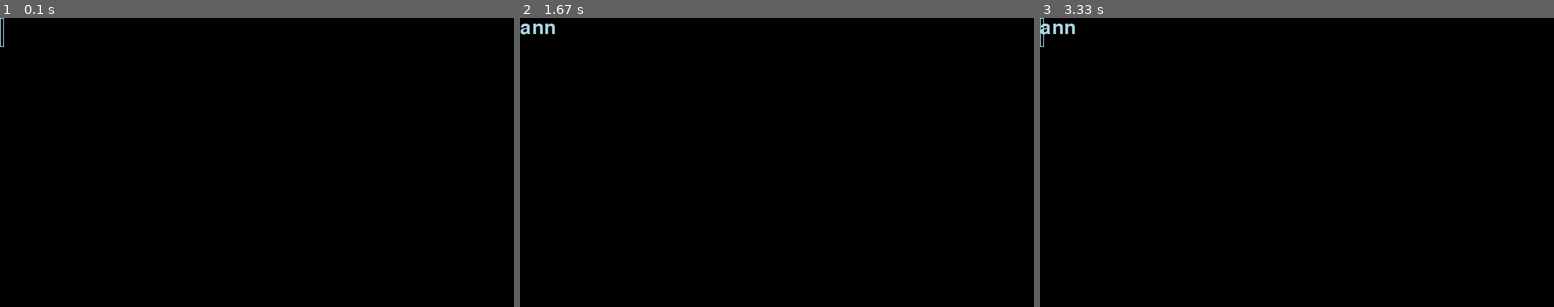
Above: before the commit, frames 1-3 (left to right).
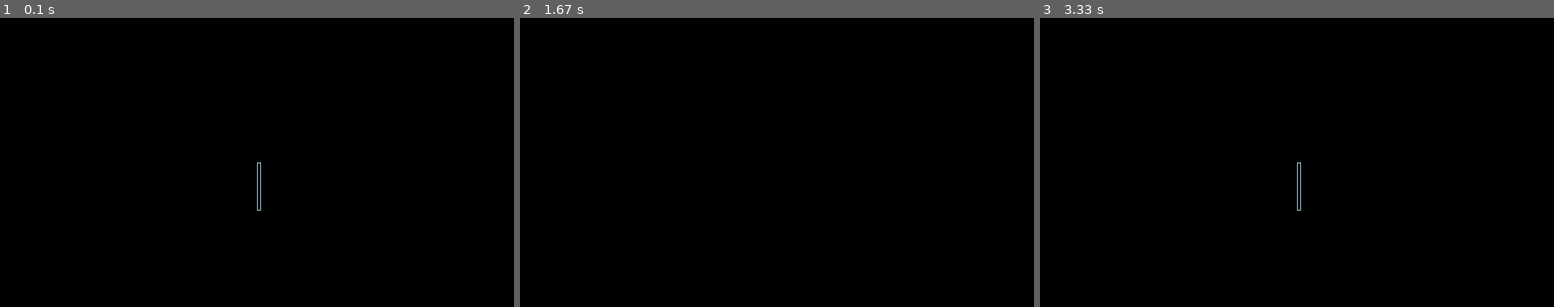
Above: after the commit, the same moments.

Repository: cwgannon/lionel_types
Game: pygame game, started from lionel_types.py
The game is run twice, just before and just after one commit, with the same random seed, the same clock (stepped at 60 frames per second) and the same inputs.
Inputs:
- Up to frame 1 (0.1 s): no input
- Up to frame 2 (1.67 s): type "ann" at 0.33 s; tap Enter at 0.67 s; tap Tab at 0.88 s; tap Backspace at 1.22 s
- Up to frame 3 (3.33 s): no input

The runs differ from the first frame. In frame 1, 0.1% of the frame differs, in the area x 0-51%, y 0-67%; in frame 2, 0.2%; in frame 3, 0.3%.

Commit message:
working on centering text

Diff:
--- a/lionel_types.py
+++ b/lionel_types.py
@@ -9,20 +9,24 @@
 SCREEN_WIDTH, SCREEN_HEIGHT = pygame.display.Info().current_w, pygame.display.Info().current_h
 BG_COLOR = (0, 0, 0)
 TEXT_COLOR = (173, 216, 230)
-FONT_SIZE = 72
+FONT_SIZE = 120
+LINE_HEIGHT = FONT_SIZE * 1.2
+MAX_LINES = int((SCREEN_HEIGHT * 0.66) / LINE_HEIGHT)
 
-# Disable Windows key
+# Disable Windows key and Print Screen key
 def disable_windows_key():
     user32 = ctypes.WinDLL('user32', use_last_error=True)
     MOD_NOREPEAT = 0x4000
     user32.RegisterHotKey(None, 1, MOD_NOREPEAT, 0x5B)  # 0x5B is the virtual-key code for the left Windows key
     user32.RegisterHotKey(None, 2, MOD_NOREPEAT, 0x5C)  # 0x5C is the virtual-key code for the right Windows key
+    user32.RegisterHotKey(None, 3, MOD_NOREPEAT, 0x2C)  # 0x2C is the virtual-key code for Print Screen key
 
-# Enable Windows key
+# Enable Windows key and Print Screen key
 def enable_windows_key():
     user32 = ctypes.WinDLL('user32', use_last_error=True)
     user32.UnregisterHotKey(None, 1)
     user32.UnregisterHotKey(None, 2)
+    user32.UnregisterHotKey(None, 3)
 
 disable_windows_key()
 
@@ -34,7 +38,7 @@
 # Cursor
 class Cursor:
     def __init__(self):
-        self.position = [0, 0]
+        self.position = [SCREEN_WIDTH // 2, SCREEN_HEIGHT // 2]
         self.visible = True
         self.blink_timer = 0
 
@@ -48,21 +52,30 @@
         if self.visible:
             pygame.draw.rect(surface, TEXT_COLOR, (self.position[0], self.position[1], 10, FONT_SIZE), 2)
 
+    def move(self, dx, dy):
+        self.position[0] = max(0, min(self.position[0] + dx, SCREEN_WIDTH - 10))
+        self.position[1] = max(0, min(self.position[1] + dy, SCREEN_HEIGHT - FONT_SIZE))
+
 cursor = Cursor()
 text_lines = ['']
 
 def draw_text(surface):
-    y = 0
+    y = SCREEN_HEIGHT // 2
     for line in text_lines:
         text_surface = font.render(line, True, TEXT_COLOR)
-        surface.blit(text_surface, (0, y))
-        y += FONT_SIZE
+        surface.blit(text_surface, (SCREEN_WIDTH // 2, y))
+        y += LINE_HEIGHT
+        if y > SCREEN_HEIGHT * 0.66:
+            text_lines.clear()
+            text_lines.append('')
+            cursor.position = [SCREEN_WIDTH // 2, SCREEN_HEIGHT // 2]
+            break
 
 def handle_keydown(event):
     global running
     if event.key == pygame.K_RETURN:
-        cursor.position[0] = 0
-        cursor.position[1] += FONT_SIZE
+        cursor.position[0] = SCREEN_WIDTH // 2
+        cursor.position[1] += LINE_HEIGHT * 2
         text_lines.append('')
     elif event.key == pygame.K_BACKSPACE:
         if text_lines:
@@ -70,11 +83,22 @@
                 text_lines[-1] = text_lines[-1][:-1]
             else:
                 text_lines.pop()
-                cursor.position[1] -= FONT_SIZE
-    elif event.key in (pygame.K_LALT, pygame.K_RALT, pygame.K_TAB, pygame.K_ESCAPE):
+                cursor.position[1] -= LINE_HEIGHT * 2
+                if not text_lines:
+                    text_lines.append('')
+    elif event.key in (pygame.K_LALT, pygame.K_RALT, pygame.K_TAB, pygame.K_ESCAPE, pygame.K_PRINTSCREEN):
         return
     elif event.key == pygame.K_LCTRL and pygame.key.get_pressed()[pygame.K_q]:
         running = False
+    elif event.key in (pygame.K_LEFT, pygame.K_RIGHT, pygame.K_UP, pygame.K_DOWN):
+        if event.key == pygame.K_LEFT:
+            cursor.move(-font.size(" ")[0], 0)
+        elif event.key == pygame.K_RIGHT:
+            cursor.move(font.size(" ")[0], 0)
+        elif event.key == pygame.K_UP:
+            cursor.move(0, -LINE_HEIGHT)
+        elif event.key == pygame.K_DOWN:
+            cursor.move(0, LINE_HEIGHT)
     else:
         if event.key in range(pygame.K_a, pygame.K_z + 1) or event.key in range(pygame.K_0, pygame.K_9 + 1) or event.unicode.isprintable():
             text_lines[-1] += event.unicode
@@ -83,10 +107,8 @@
             special_keys = {
                 pygame.K_F1: "F1", pygame.K_F2: "F2", pygame.K_F3: "F3", pygame.K_F4: "F4", pygame.K_F5: "F5",
                 pygame.K_F6: "F6", pygame.K_F7: "F7", pygame.K_F8: "F8", pygame.K_F9: "F9", pygame.K_F10: "F10",
-                pygame.K_F11: "F11", pygame.K_F12: "F12", pygame.K_PRINT: "PRTSC", pygame.K_SCROLLLOCK: "SCRLK",
-                pygame.K_INSERT: "INS", pygame.K_DELETE: "DEL", pygame.K_HOME: "HOME", pygame.K_END: "END",
-                pygame.K_PAGEUP: "PGUP", pygame.K_PAGEDOWN: "PGDN", pygame.K_UP: "UP", pygame.K_DOWN: "DOWN",
-                pygame.K_LEFT: "LEFT", pygame.K_RIGHT: "RIGHT"
+                pygame.K_F11: "F11", pygame.K_F12: "F12", pygame.K_INSERT: "INS", pygame.K_DELETE: "DEL",
+                pygame.K_HOME: "HOME", pygame.K_END: "END", pygame.K_PAGEUP: "PGUP", pygame.K_PAGEDOWN: "PGDN"
             }
             if event.key in special_keys:
                 text_lines[-1] += special_keys[event.key]
